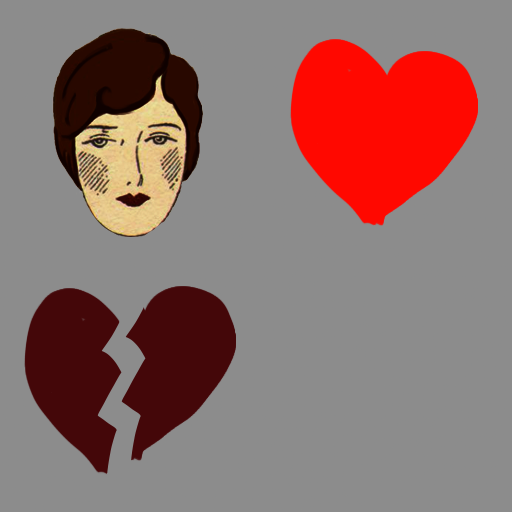
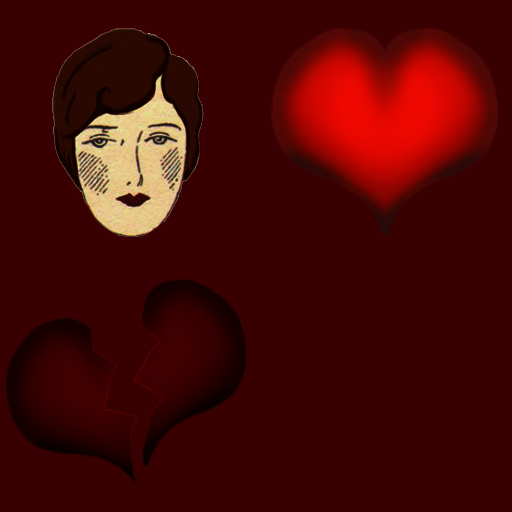
The second 512×512 image is a revision of the first. Changes to its layers:
removed layer "Layer 5 copy" over bbox(24, 286, 236, 475)
added layer "Layer 8 copy" (multiply) above "Layer 8" over bbox(4, 278, 248, 490)
added layer "Layer 8" above "Layer 5 copy 2" over bbox(4, 278, 248, 490)
"Layer 5 copy 2": blend addition → normal, painted on it over bbox(271, 28, 499, 238)
removed layer "Layer 5" over bbox(290, 39, 478, 226)
"Layer 6": blend multiply → normal, painted on it over bbox(52, 28, 204, 237)
removed layer "Layer 7" over bbox(52, 28, 204, 237)
painted on "Layer 1" over bbox(0, 0, 512, 512)
